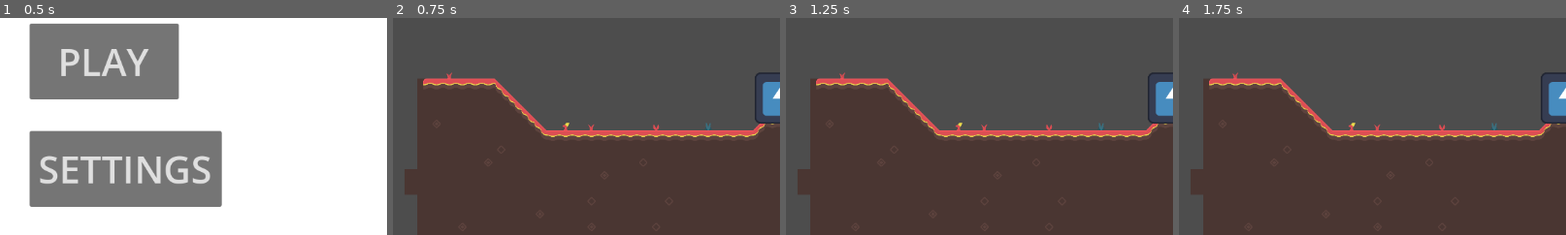
Above: before the commit, frames 1-4 (left to right).
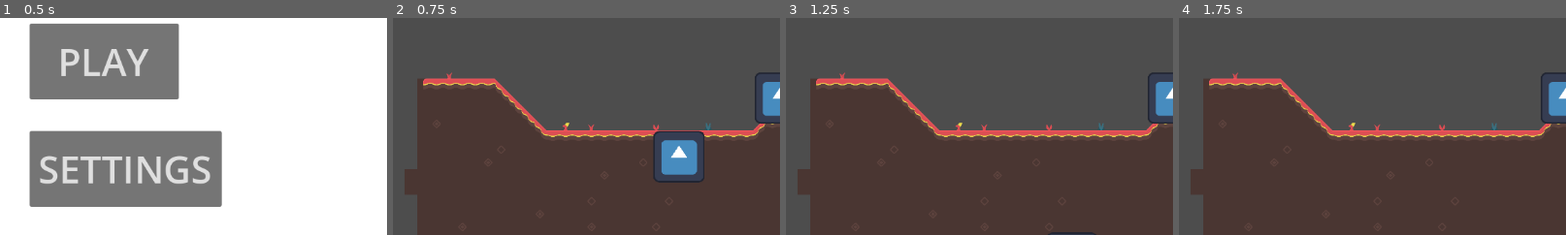
Above: after the commit, the same moments.

Repository: unsaltedkale/Quilt
Game: Godot game, scene res://main.tscn
Two runs of this game, one before a commit and one after it. Both use one fixed random seed, a clock stepped at 60 frames per second and the inputs below. The engine's default icon, where the game draws it, is replaced by a stand-in: a white triangle on a blue panel in a dark square.
Inputs (mouse positions are % of the whole screen's width and height, from its top left):
- Up to frame 1 (0.5 s): no input
- Up to frame 2 (0.75 s): click "PLAY" at 0.5 s
- Up to frame 3 (1.25 s): no input
- Up to frame 4 (1.75 s): move the mouse to (72, 45) at 1.27 s; hold D (move_right) from 1.28 s (still down); tap Space (jump) at 1.35, 1.52 s
The pictures show only the part of the screen within x 0-50%, y 50-100%; the shares and areas given below are measured in that part.

Frame 1 is identical in both runs. In frame 2, 3.2% of the frame differs, in the area x 67-81%, y 51-76%; in frame 3, 0.2%; in frame 4, nothing differs.

Commit message:
player in scene

Diff:
--- a/Emily WIP/gravity_component.tscn
+++ b/Emily WIP/Scenes/gravity_component.tscn
@@ -1,6 +1,6 @@
 [gd_scene load_steps=2 format=3 uid="uid://ca35o3us2j4lw"]
 
-[ext_resource type="Script" uid="uid://diepou1fua8da" path="res://Emily WIP/gravity_component.gd" id="1_lspbd"]
+[ext_resource type="Script" uid="uid://diepou1fua8da" path="res://Emily WIP/Scripts/gravity_component.gd" id="1_lspbd"]
 
 [node name="GravityComponent" type="Node"]
 script = ExtResource("1_lspbd")
--- a/Emily WIP/input_component.tscn
+++ b/Emily WIP/Scenes/input_component.tscn
@@ -1,6 +1,6 @@
 [gd_scene load_steps=2 format=3 uid="uid://bbw0e7fd8gd3g"]
 
-[ext_resource type="Script" uid="uid://cyocdp8qn3ubi" path="res://Emily WIP/input_component.gd" id="1_1w04d"]
+[ext_resource type="Script" uid="uid://cyocdp8qn3ubi" path="res://Emily WIP/Scripts/input_component.gd" id="1_1w04d"]
 
 [node name="InputComponent" type="Node"]
 script = ExtResource("1_1w04d")
--- a/Emily WIP/jump_component.tscn
+++ b/Emily WIP/Scenes/jump_component.tscn
@@ -1,6 +1,6 @@
 [gd_scene load_steps=2 format=3 uid="uid://deu4pl1h45ba"]
 
-[ext_resource type="Script" uid="uid://dlmavvkbyysbo" path="res://Emily WIP/jump_component.gd" id="1_gfsdf"]
+[ext_resource type="Script" uid="uid://dlmavvkbyysbo" path="res://Emily WIP/Scripts/jump_component.gd" id="1_gfsdf"]
 
 [node name="JumpComponent" type="Node"]
 script = ExtResource("1_gfsdf")
--- a/Emily WIP/mouse_component.tscn
+++ b/Emily WIP/Scenes/mouse_component.tscn
@@ -1,6 +1,6 @@
 [gd_scene load_steps=2 format=3 uid="uid://ccpulbl6dlady"]
 
-[ext_resource type="Script" uid="uid://cenygebnjowtp" path="res://Emily WIP/mouse_component.gd" id="1_2vb3k"]
+[ext_resource type="Script" uid="uid://cenygebnjowtp" path="res://Emily WIP/Scripts/mouse_component.gd" id="1_2vb3k"]
 
 [node name="MouseComponent" type="Node"]
 script = ExtResource("1_2vb3k")
--- a/Emily WIP/movement_component.tscn
+++ b/Emily WIP/Scenes/movement_component.tscn
@@ -1,6 +1,6 @@
 [gd_scene load_steps=2 format=3 uid="uid://bejpt8qc80wan"]
 
-[ext_resource type="Script" uid="uid://b25xpp3rx3kt0" path="res://Emily WIP/movement_component.gd" id="1_r4v0y"]
+[ext_resource type="Script" uid="uid://b25xpp3rx3kt0" path="res://Emily WIP/Scripts/movement_component.gd" id="1_r4v0y"]
 
 [node name="MovementComponent" type="Node"]
 script = ExtResource("1_r4v0y")
--- /dev/null
+++ b/Emily WIP/Scenes/player.tscn
@@ -0,0 +1,33 @@
+[gd_scene load_steps=8 format=3 uid="uid://bifokdbk5ab4o"]
+
+[ext_resource type="Script" uid="uid://dcm8iowk5lhr" path="res://Emily WIP/Scripts/player.gd" id="1_jfghr"]
+[ext_resource type="Texture2D" uid="uid://dmcdml67v5cp1" path="res://icon.svg" id="2_d72cn"]
+[ext_resource type="PackedScene" uid="uid://deu4pl1h45ba" path="res://Emily WIP/Scenes/jump_component.tscn" id="3_0yr7s"]
+[ext_resource type="PackedScene" uid="uid://bbw0e7fd8gd3g" path="res://Emily WIP/Scenes/input_component.tscn" id="4_d3lbi"]
+[ext_resource type="PackedScene" uid="uid://bejpt8qc80wan" path="res://Emily WIP/Scenes/movement_component.tscn" id="5_17h1f"]
+[ext_resource type="PackedScene" uid="uid://ca35o3us2j4lw" path="res://Emily WIP/Scenes/gravity_component.tscn" id="6_ltfw8"]
+
+[sub_resource type="RectangleShape2D" id="RectangleShape2D_qbmmm"]
+
+[node name="Player" type="CharacterBody2D" node_paths=PackedStringArray("gravity_component", "input_component", "movement_component", "jump_component")]
+script = ExtResource("1_jfghr")
+gravity_component = NodePath("GravityComponent")
+input_component = NodePath("InputComponent")
+movement_component = NodePath("MovementComponent")
+jump_component = NodePath("JumpComponent")
+
+[node name="CollisionShape2D" type="CollisionShape2D" parent="."]
+scale = Vector2(6, 6)
+shape = SubResource("RectangleShape2D_qbmmm")
+
+[node name="Sprite2D" type="Sprite2D" parent="."]
+texture_filter = 1
+texture = ExtResource("2_d72cn")
+
+[node name="JumpComponent" parent="." instance=ExtResource("3_0yr7s")]
+
+[node name="InputComponent" parent="." instance=ExtResource("4_d3lbi")]
+
+[node name="MovementComponent" parent="." instance=ExtResource("5_17h1f")]
+
+[node name="GravityComponent" parent="." instance=ExtResource("6_ltfw8")]
--- /dev/null
+++ b/Emily WIP/Scripts/mouse_component.gd
@@ -0,0 +1,6 @@
+class_name MouseComponent
+extends Node
+
+var mouse_direction = get_viewport().get_global_mouse_position()
+
+#character ability direction with ^
--- a/Emily WIP/player.gd
+++ b/Emily WIP/Scripts/player.gd
@@ -12,3 +12,5 @@
 	jump_component.handle_jump(self, input_component.get_jump_input())
 
 	move_and_slide()
+
+#player ability function
--- a/Emily WIP/mouse_component.gd
+++ /dev/null
@@ -1,4 +0,0 @@
-class_name MouseComponent
-extends Node
-
-var input_direction: float = 0.0
--- a/Emily WIP/payer.tscn
+++ /dev/null
@@ -1,19 +0,0 @@
-[gd_scene load_steps=5 format=3 uid="uid://bifokdbk5ab4o"]
-
-[ext_resource type="Script" uid="uid://dcm8iowk5lhr" path="res://Emily WIP/player.gd" id="1_1u6du"]
-[ext_resource type="Texture2D" uid="uid://dmcdml67v5cp1" path="res://icon.svg" id="2_loxgc"]
-[ext_resource type="PackedScene" uid="uid://deu4pl1h45ba" path="res://Emily WIP/jump_component.tscn" id="3_loxgc"]
-
-[sub_resource type="RectangleShape2D" id="RectangleShape2D_qbmmm"]
-
-[node name="Player" type="CharacterBody2D"]
-script = ExtResource("1_1u6du")
-
-[node name="CollisionShape2D" type="CollisionShape2D" parent="."]
-shape = SubResource("RectangleShape2D_qbmmm")
-
-[node name="Sprite2D" type="Sprite2D" parent="."]
-texture_filter = 1
-texture = ExtResource("2_loxgc")
-
-[node name="JumpComponent" parent="." instance=ExtResource("3_loxgc")]
--- a/main.tscn
+++ b/main.tscn
@@ -1,9 +1,10 @@
-[gd_scene load_steps=9 format=4 uid="uid://1225g3ggvek2"]
+[gd_scene load_steps=10 format=4 uid="uid://1225g3ggvek2"]
 
 [ext_resource type="PackedScene" uid="uid://1iv87qysc1dl" path="res://Andy's Path/UI.tscn" id="1_ig7tw"]
 [ext_resource type="Texture2D" uid="uid://nycislmjusp8" path="res://Resources/tilesheet_complete.png" id="2_0xm2m"]
 [ext_resource type="Script" uid="uid://b55ntb0xce4gd" path="res://Salem WIPs/showDialog.gd" id="3_1bvp3"]
 [ext_resource type="Texture2D" uid="uid://dmcdml67v5cp1" path="res://icon.svg" id="3_h2yge"]
+[ext_resource type="PackedScene" uid="uid://bifokdbk5ab4o" path="res://Emily WIP/Scenes/player.tscn" id="5_lquwl"]
 
 [sub_resource type="TileSetAtlasSource" id="TileSetAtlasSource_h2yge"]
 texture = ExtResource("2_0xm2m")
@@ -582,3 +583,8 @@
 offset_right = 1.0
 offset_bottom = -77.0
 script = ExtResource("3_1bvp3")
+
+[node name="Player" parent="." instance=ExtResource("5_lquwl")]
+position = Vector2(4497, 2404)
+scale = Vector2(2, 2)
+collision_layer = 3
Renamed: Emily WIP/gravity_component.gd -> Emily WIP/Scripts/gravity_component.gd
Renamed: Emily WIP/gravity_component.gd.uid -> Emily WIP/Scripts/gravity_component.gd.uid
Renamed: Emily WIP/input_component.gd -> Emily WIP/Scripts/input_component.gd
Renamed: Emily WIP/input_component.gd.uid -> Emily WIP/Scripts/input_component.gd.uid
Renamed: Emily WIP/jump_component.gd -> Emily WIP/Scripts/jump_component.gd
Renamed: Emily WIP/jump_component.gd.uid -> Emily WIP/Scripts/jump_component.gd.uid
Renamed: Emily WIP/mouse_component.gd.uid -> Emily WIP/Scripts/mouse_component.gd.uid
Renamed: Emily WIP/movement_component.gd -> Emily WIP/Scripts/movement_component.gd
Renamed: Emily WIP/movement_component.gd.uid -> Emily WIP/Scripts/movement_component.gd.uid
Renamed: Emily WIP/player.gd.uid -> Emily WIP/Scripts/player.gd.uid
